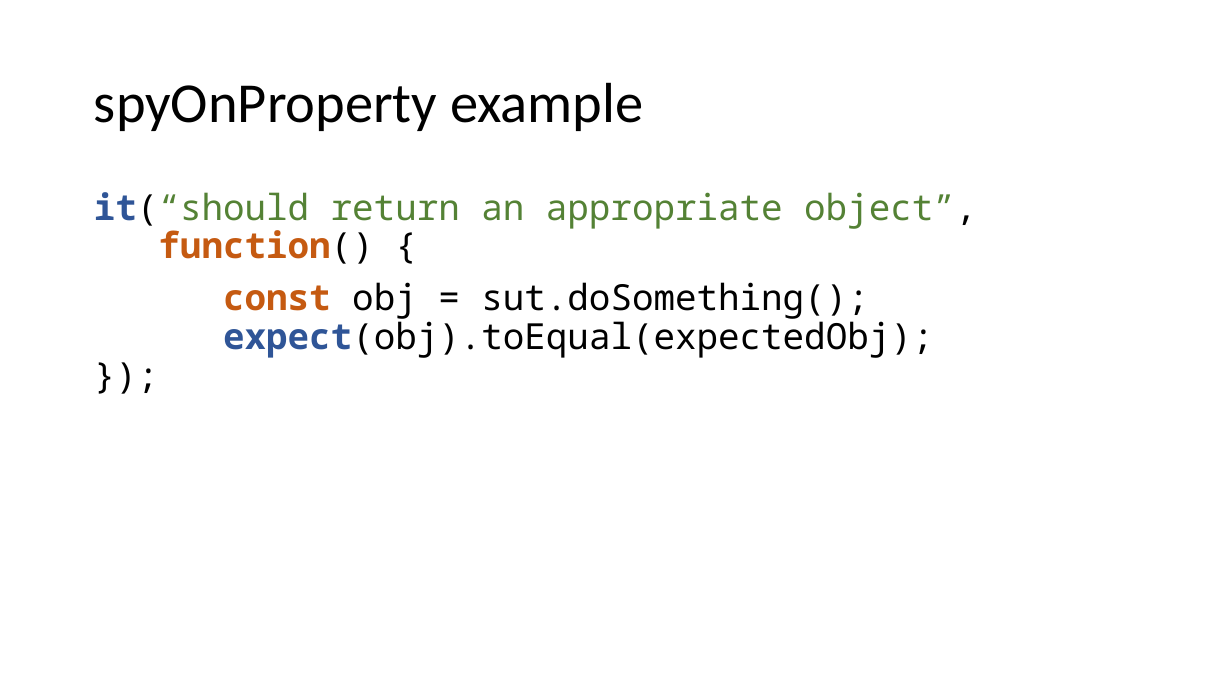
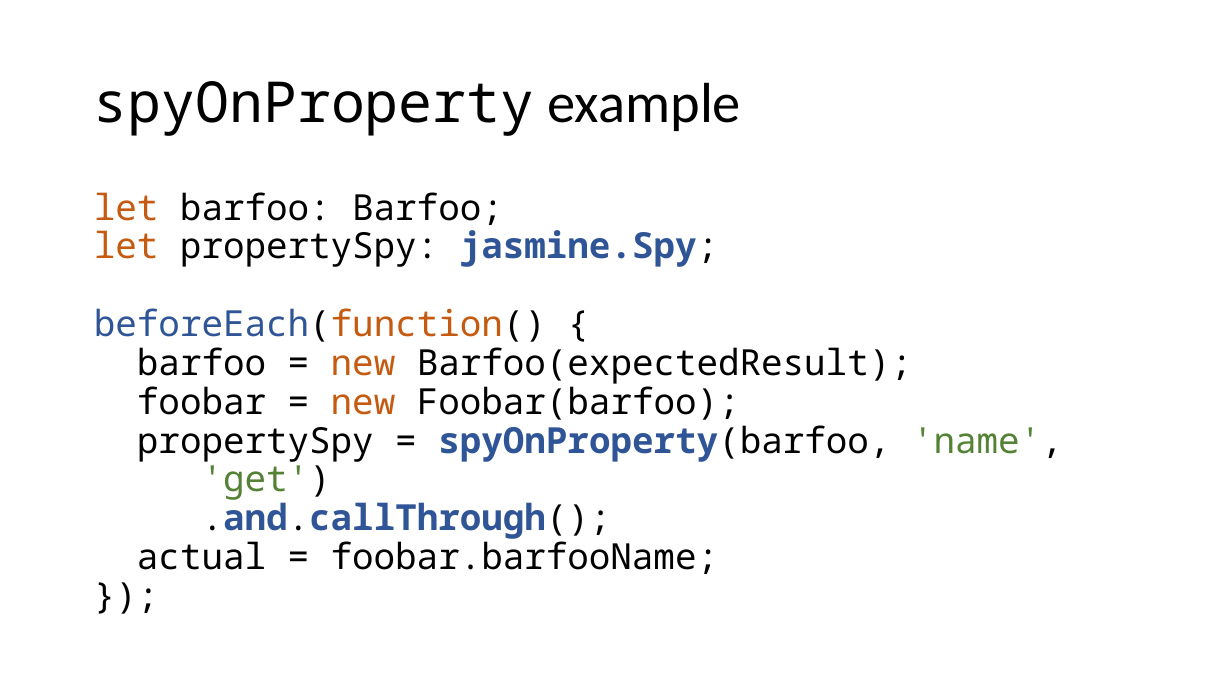
Before and after one commit to cebartling/test-driven, a slide deck: slide 19 of presentations/Introduction to Jasmine Framework.pptx. Drawn at 1232x693 pixels with LibreOffice and Linux fonts; fonts in the diff are those of the drawing. Boxes give left, top, right and bottom in pixels: in the first picture for what was removed or moved away, otherwise in the second. Text is boxed around its words. In the diff, an @@ line names an element or a change of style, - is before the commit and + after.

Commit message:
Updated Jasmine presentation

```diff
--- a/presentations/Introduction to Jasmine Framework.pptx
+++ b/presentations/Introduction to Jasmine Framework.pptx
@@ title "spyOnProperty example" at [94, 81, 741, 136]: font Calibri to Noto Sans Mono in "spyOnProperty" @@
@@ text at [94, 192, 1063, 574]: text changed @@
-it(“should return an appropriate object”,
-function() {
-const obj = sut.doSomething();
-expect(obj).toEqual(expectedObj);
-});
+let barfoo: Barfoo;
+let propertySpy: jasmine.Spy;
+beforeEach(function() {
+barfoo = new Barfoo(expectedResult);
+foobar = new Foobar(barfoo);
+propertySpy = spyOnProperty(barfoo, 'name',
+'get')
+.and.callThrough();
+actual = foobar.barfooName;
+});
```
Also in this commit, not shown: 2 other slides changed.
